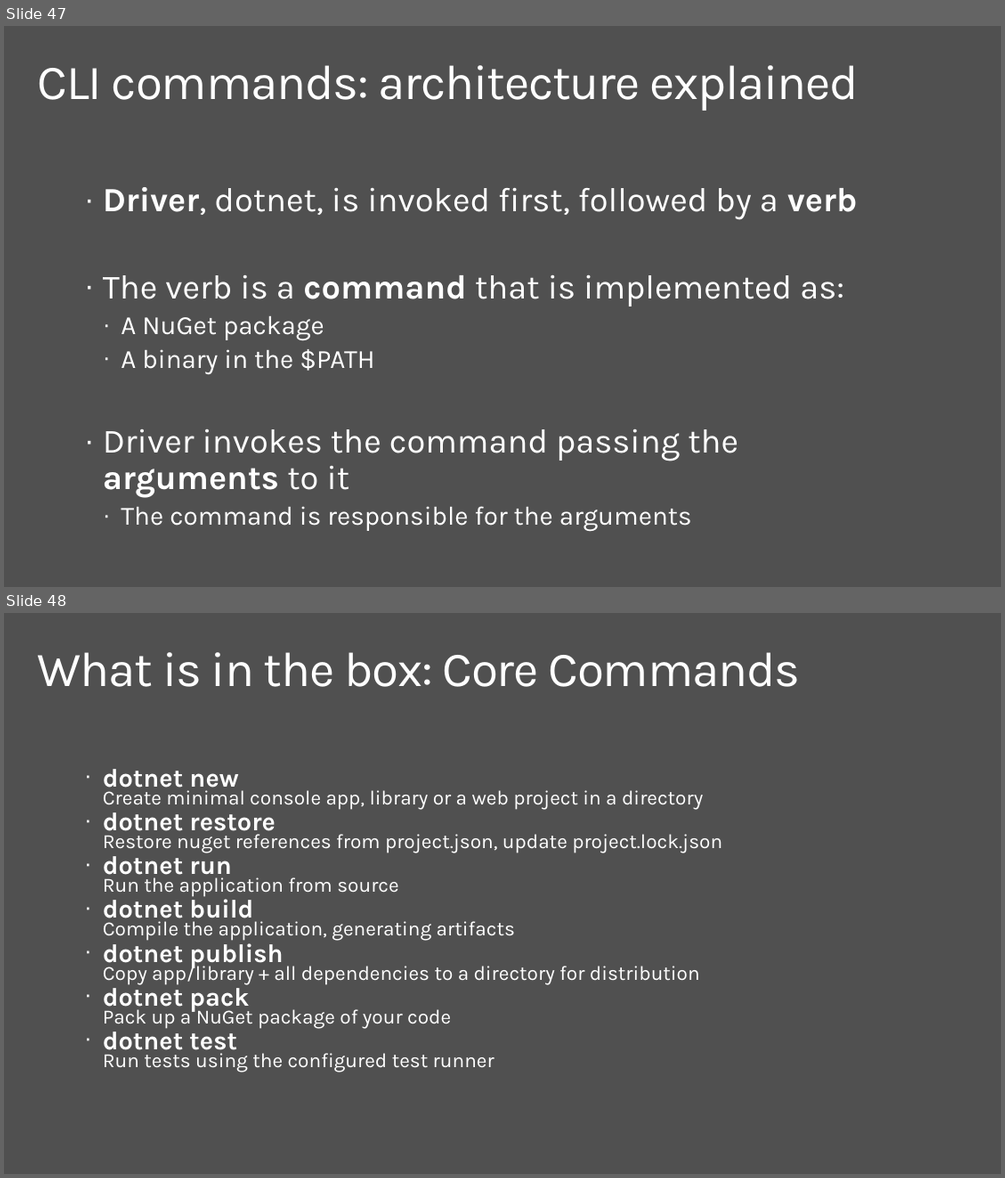
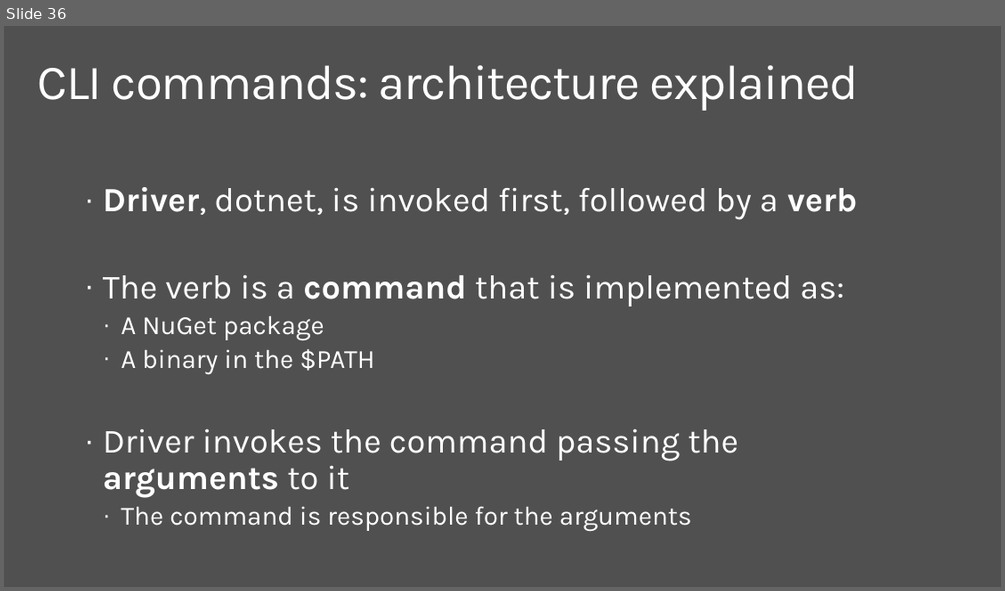
Before and after one commit to dotnet-presentations/dotnetcore-workshop, a slide deck: 1-Overview-Tools-Acquisition/netcore-workshop-overview-tools.pptx. Shown one above the other, each under a label of ours: slides 47 and 48 before the commit, slide 36 after it. The pictures are 1005x1178 and 1005x591 pixels, drawn with LibreOffice and Linux fonts; fonts in the diff are those of the drawing; background and template pictures are left out. Boxes give left, top, right and bottom in pixels: in the first picture for what was removed or moved away, otherwise in the second. Text is boxed around its words. In the diff, an @@ line names an element or a change of style, - is before the commit and + after.

```diff
--- a/1-Overview-Tools-Acquisition/netcore-workshop-overview-tools.pptx
+++ b/1-Overview-Tools-Acquisition/netcore-workshop-overview-tools.pptx
@@ slide 48 removed at (x1=4, y1=613, x2=1001, y2=1174), background #505050 @@
@@ title removed at (x1=38, y1=652, x2=801, y2=687) @@
-What is in the box: Core Commands
@@ text removed at (x1=103, y1=769, x2=722, y2=1072) @@
-· dotnet new
-  Create minimal console app, library or a web project in a directory
-· dotnet restore
-  Restore nuget references from project.json, update project.lock.json
-· dotnet run
-  Run the application from source
-· dotnet build
-  Compile the application, generating artifacts
-· dotnet publish
-  Copy app/library + all dependencies to a directory for distribution
-· dotnet pack
-  Pack up a NuGet package of your code
-· dotnet test
-  Run tests using the configured test runner
@@ what was slide 47 is now slide 36 @@
```
Also in this commit, not shown: 20 slides changed, 3 slides added, 4 other slides removed.
